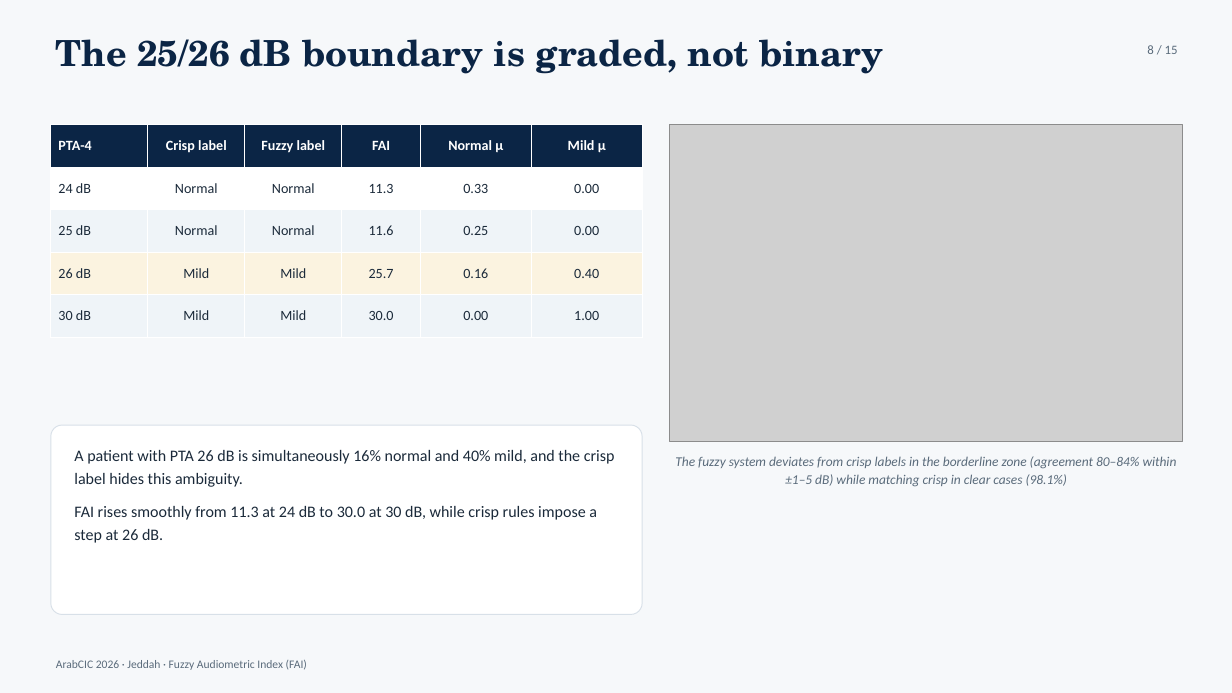
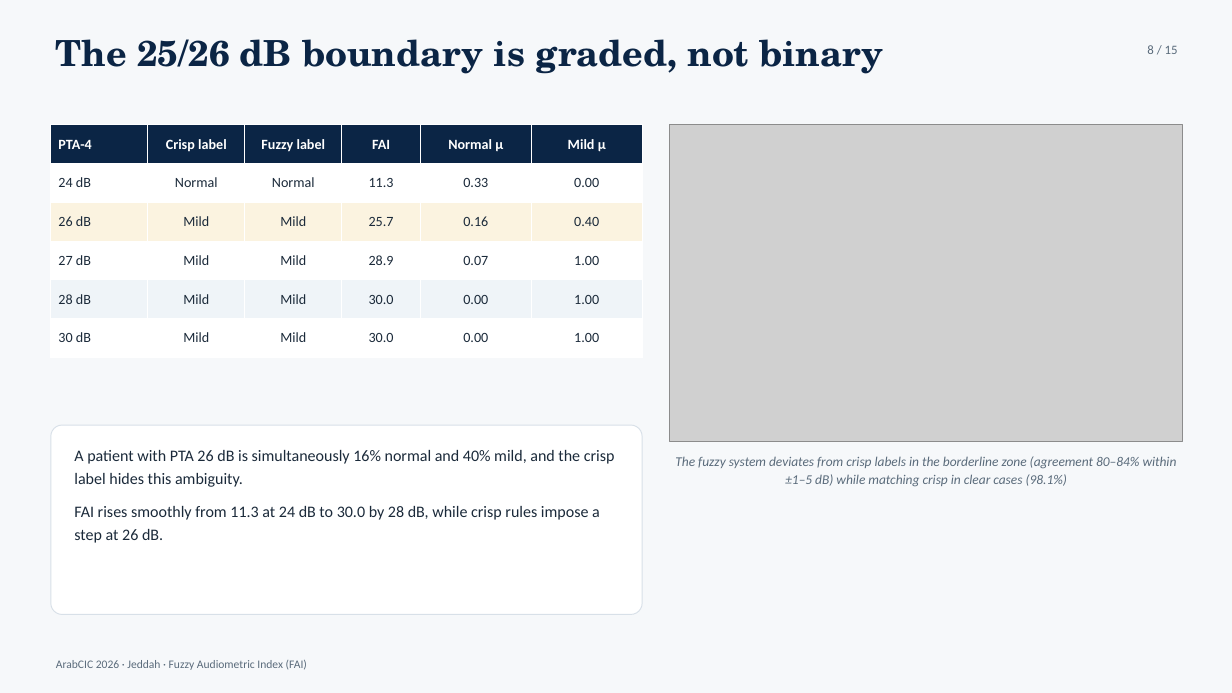
Before and after one commit to ameye/fuzzy-audiogram, a slide deck: slide 8 of arabcic2026/arabcic2026_fuzzy_audiogram.pptx. Drawn at 1232x693 pixels with LibreOffice and Linux fonts; fonts in the diff are those of the drawing; grey boxes stand for pictures. Boxes give left, top, right and bottom in pixels: in the first picture for what was removed or moved away, otherwise in the second. Text is boxed around its words. In the diff, an @@ line names an element or a change of style, - is before the commit and + after.

```diff
--- a/arabcic2026/arabcic2026_fuzzy_audiogram.pptx
+++ b/arabcic2026/arabcic2026_fuzzy_audiogram.pptx
@@ table at [51,125,642,358] @@
-row 3: 25 dB | Normal | Normal | 11.6 | 0.25 | 0.00
+row 4: 27 dB | Mild | Mild | 28.9 | 0.07 | 1.00
+row 5: 28 dB | Mild | Mild | 30.0 | 0.00 | 1.00
@@ text at [74,506,600,543]: text changed @@
-FAI rises smoothly from 11.3 at 24 dB to 30.0 at 30 dB, while crisp rules impose a step at 26 dB.
+FAI rises smoothly from 11.3 at 24 dB to 30.0 by 28 dB, while crisp rules impose a step at 26 dB.
```
Also in this commit, not shown: 8 other slides changed, 6 other files.
